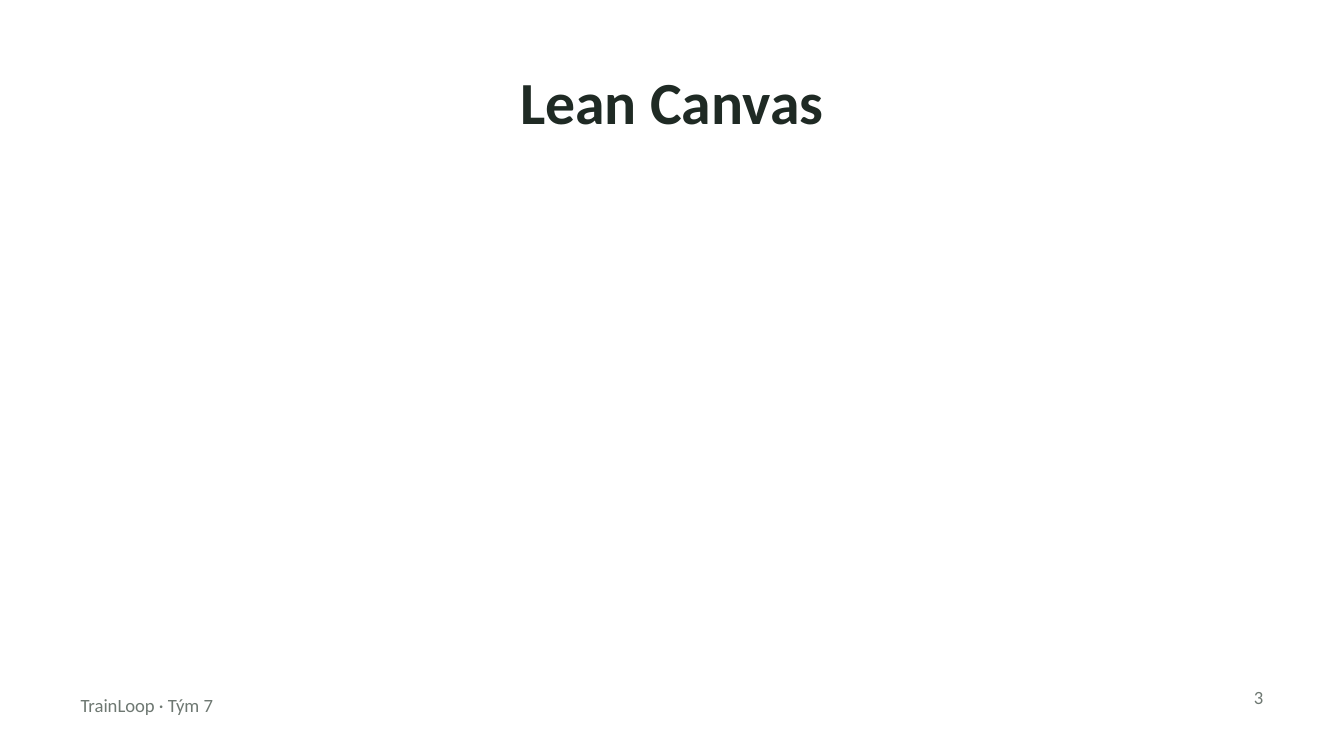
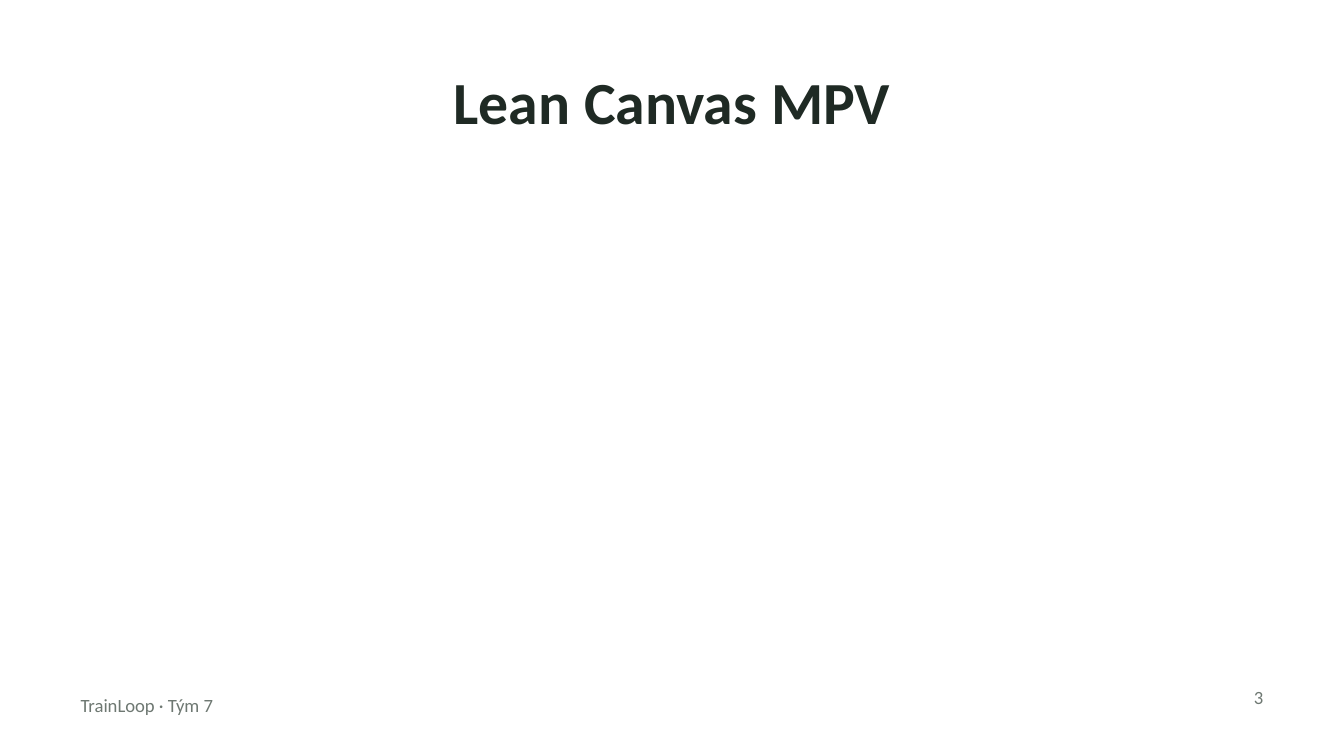
Before and after one commit to applifting-vsecourse/team-7, a slide deck: slide 3 of Docs/TrainLoop_prezentace.pptx. Drawn at 1344x756 pixels with LibreOffice and Linux fonts; fonts in the diff are those of the drawing. Boxes give left, top, right and bottom in pixels: in the first picture for what was removed or moved away, otherwise in the second. Text is boxed around its words. In the diff, an @@ line names an element or a change of style, - is before the commit and + after.

```diff
--- a/Docs/TrainLoop_prezentace.pptx
+++ b/Docs/TrainLoop_prezentace.pptx
@@ title at [454, 85, 890, 125]: text changed @@
-Lean Canvas
+Lean Canvas MPV
```
Also in this commit, not shown: 1 other slide changed, 4 slides added, 1 slide removed, 2 other files.
